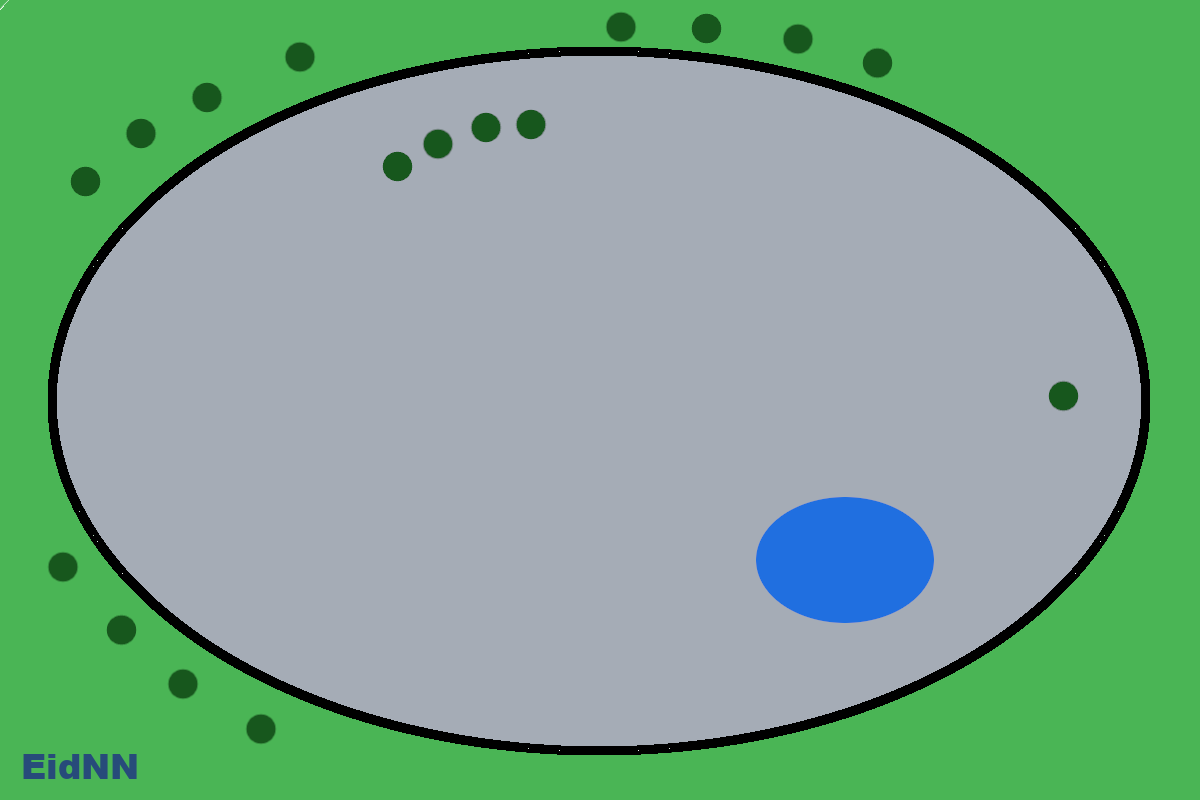
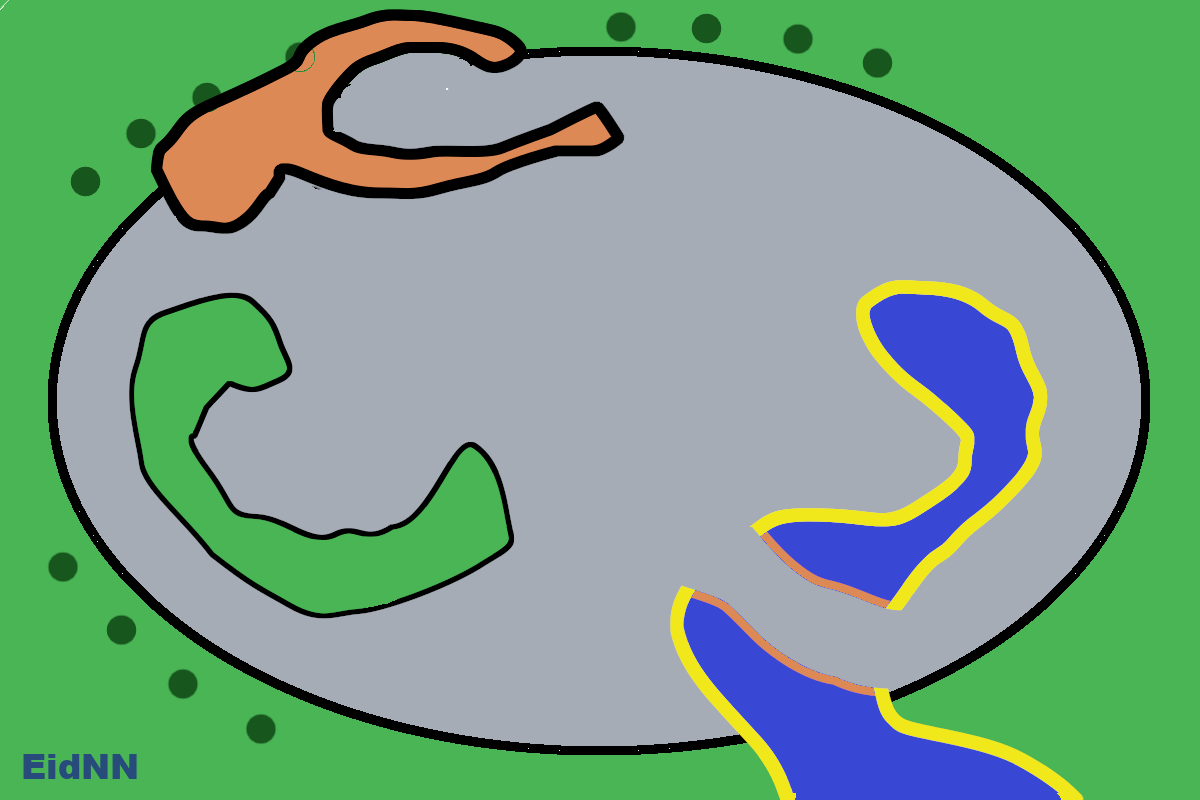
Layers edited between the first and the second 1200 × 800 image:
painted on "Layer" over (129, 9, 1084, 800)
